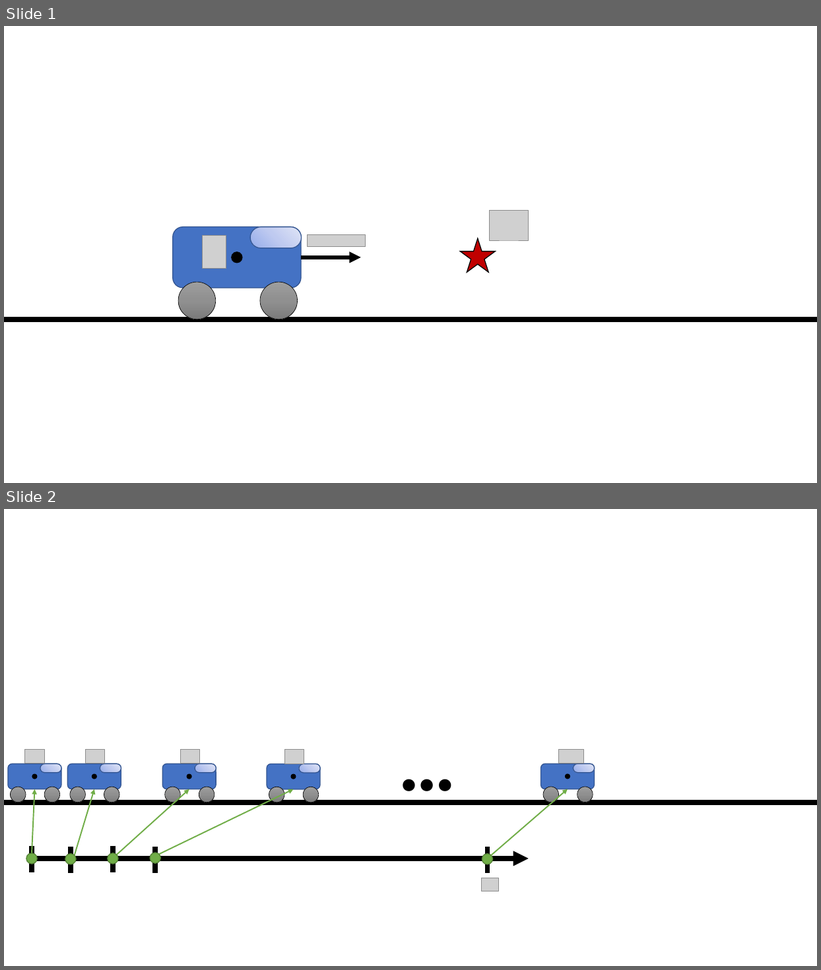
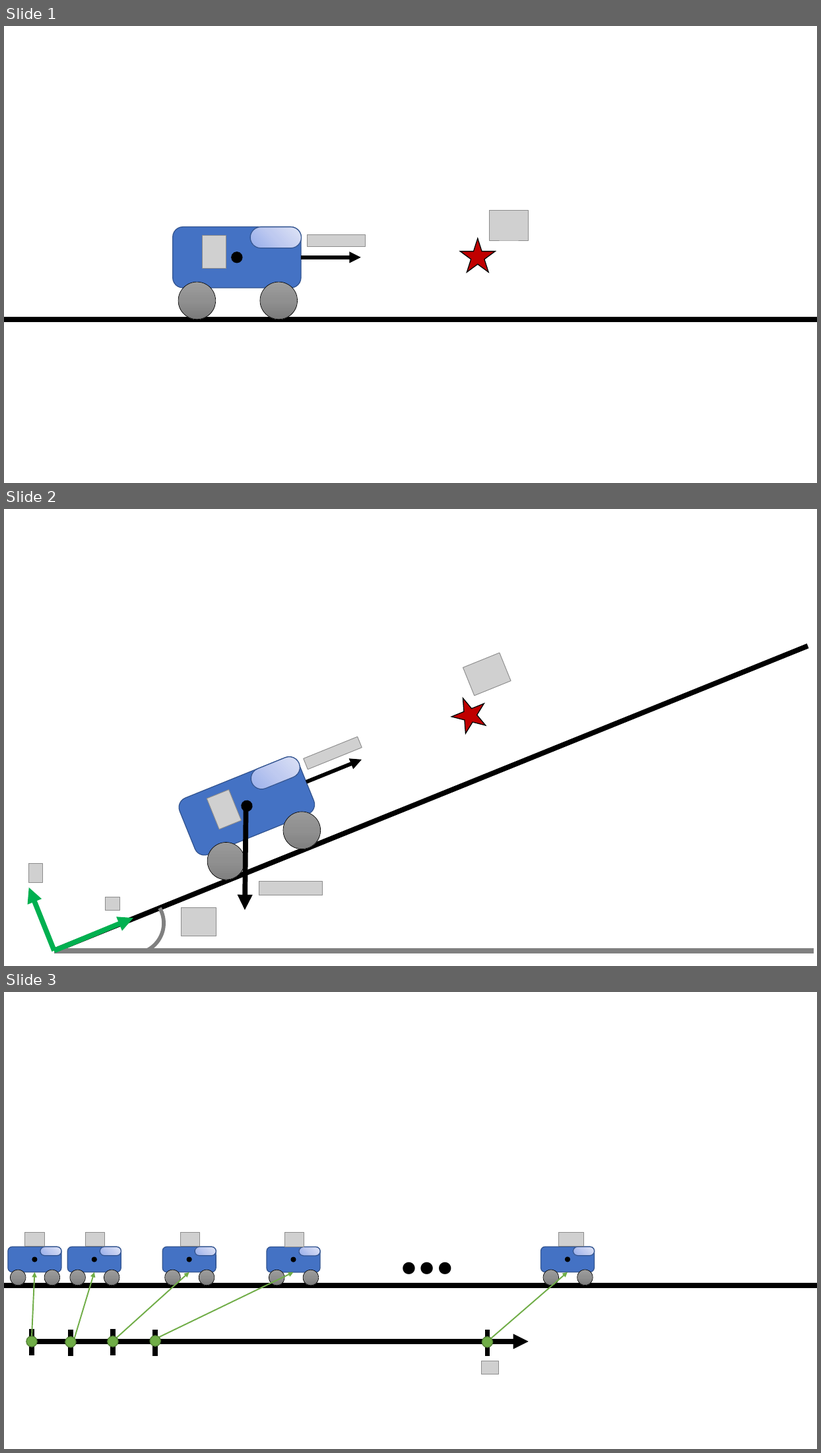
Before and after one commit to grantgib/rob101_SegwayMpcProject, a slide deck: example/schematics.pptx. Shown one above the other, each under a label of ours: slides 1 and 2 before the commit, slides 1, 2 and 3 after it. The pictures are 821x970 and 821x1453 pixels, drawn with LibreOffice and Linux fonts; fonts in the diff are those of the drawing; grey boxes stand for pictures; background and template pictures are left out. Boxes give left, top, right and bottom in pixels: in the first picture for what was removed or moved away, otherwise in the second. Text is boxed around its words. In the diff, an @@ line names an element or a change of style, - is before the commit and + after.

```diff
--- a/example/schematics.pptx
+++ b/example/schematics.pptx
@@ slide 2 added at (4, 509, 817, 966), background #FFFFFF @@
@@ group added at (54, 646, 808, 951): 3 ellipses, 3 pictures, 2 rounded rectangles, 1 line, 1 star, 1 arrow @@
@@ arrow added from (246, 808) to (245, 910), #000000 6 pt @@
@@ picture added at (29, 864, 43, 883) @@
@@ picture added at (259, 882, 322, 896) @@
@@ arrow added from (54, 951) to (29, 888), #00B050 6 pt @@
@@ arc (boxed as its full ellipse) added at (103, 893, 164, 955), outline #808080 4.5 pt @@
@@ picture added at (105, 898, 120, 911) @@
@@ arrow added from (54, 951) to (133, 918), #00B050 6 pt @@
@@ picture added at (181, 908, 217, 936) @@
@@ line added from (54, 951) to (814, 951), #808080 6 pt @@
@@ what was slide 2 is now slide 3 @@
```
Also in this commit, not shown: 22 other files.
